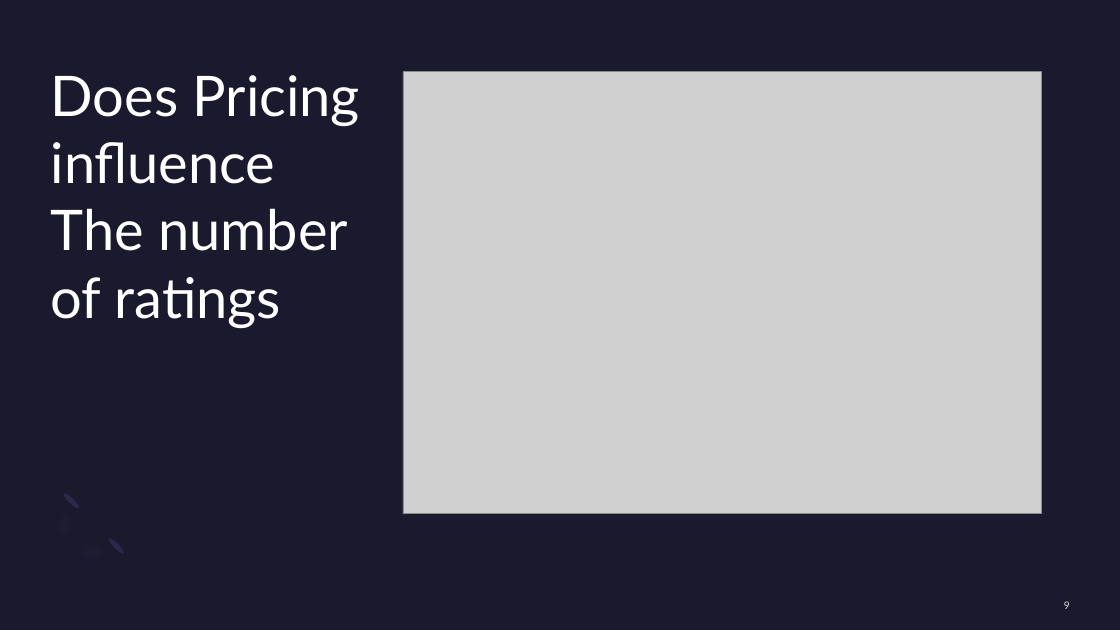
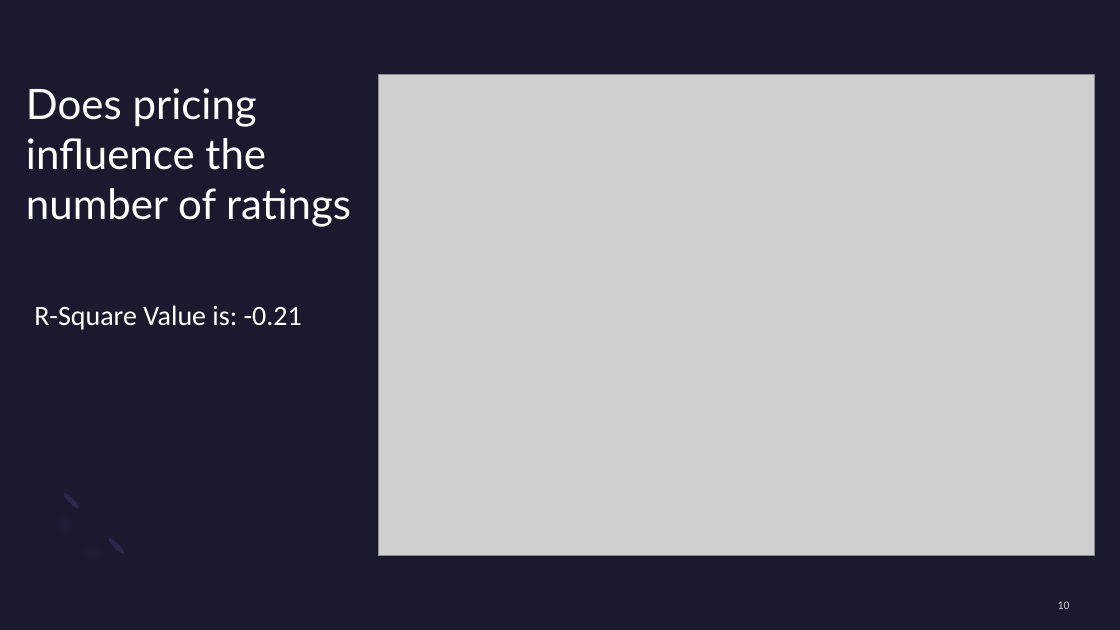
Before and after one commit to mward95/Restaurant_API, a slide deck: slide 10 of Sanjay Dabra/Presentation1.pptx (slide 9 before the commit). Drawn at 1120x630 pixels with LibreOffice and Linux fonts; fonts in the diff are those of the drawing; grey boxes stand for pictures. Boxes give left, top, right and bottom in pixels: in the first picture for what was removed or moved away, otherwise in the second. Text is boxed around its words. In the diff, an @@ line names an element or a change of style, - is before the commit and + after.

```diff
--- a/Sanjay Dabra/Presentation1.pptx
+++ b/Sanjay Dabra/Presentation1.pptx
@@ title at bbox=[26, 88, 351, 227]: text changed; size 48 to 36 pt @@
-Does Pricing influence The number of ratings
+Does pricing influence the number of ratings
@@ picture: place and size @@
-picture at bbox=[403, 71, 1042, 513]
+picture at bbox=[378, 74, 1094, 556]
@@ text added at bbox=[34, 305, 302, 330], 24 pt, text #FFFFFF @@
+R-Square Value is: -0.21
@@ page number at bbox=[1058, 601, 1070, 609]: text changed @@
-9
+10
```
Also in this commit, not shown: 6 other slides changed, 1 slide added, 1 other file.
